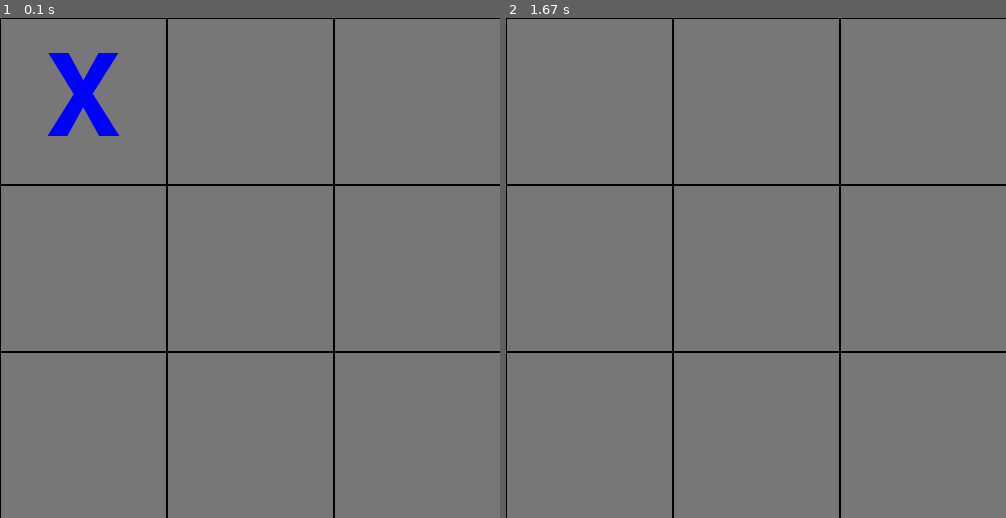
Above: before the commit, frames 1-2 (left to right).
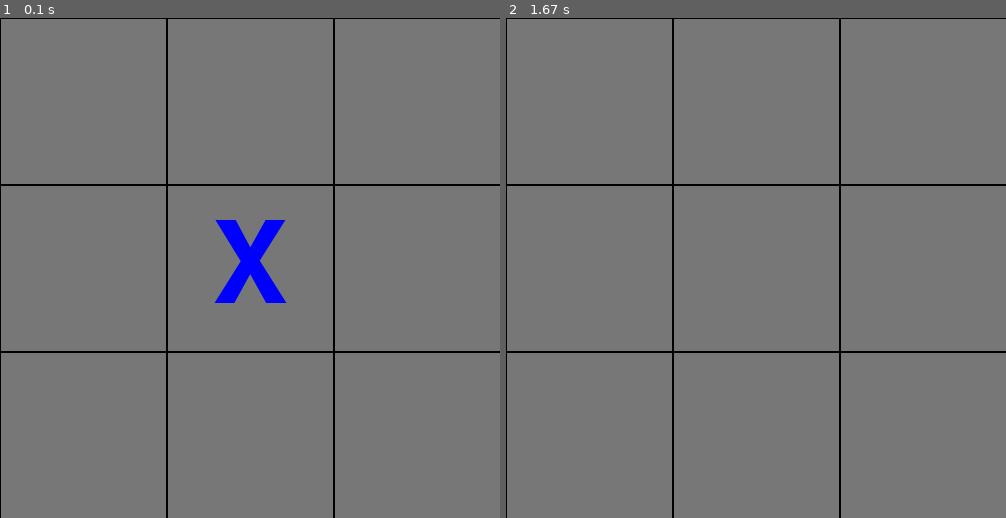
Above: after the commit, the same moments.

Repository: nafiz1001/tic-tac-toe-pygame
Game: pygame game, started from main.py
The game is run twice, just before and just after one commit, with the same random seed, the same clock (stepped at 60 frames per second) and the same inputs.
Inputs:
- Up to frame 1 (0.1 s): no input
- Up to frame 2 (1.67 s): hold R 0.33-0.8 s

The runs differ from the first frame. In frame 1, 2.4% of the frame differs, in the area x 9-58%, y 7-57%; in frame 2, nothing differs.

Commit message:
make tic tac toe pure

Diff:
--- a/ai.py
+++ b/ai.py
@@ -1,39 +1,35 @@
+import functools
 import random
 import tictactoe
 
 
 class TicTacToeAI:
-    def __init__(self, ttt: tictactoe.TicTacToe, symbol: str) -> None:
-        self.ttt = ttt
+    def __init__(self, symbol: str) -> None:
         self.symbol = symbol
 
-    def play(self):
-        if self.ttt.curr_player() == self.symbol:
-            state = self.ttt.curr_board()
+    def play(self, ttt: tictactoe.TicTacToe):
+        if ttt.curr_player() == self.symbol:
+            state = ttt.curr_board()
             open_points = [k for k in state if not state[k]]
 
             if open_points:
                 evaluations = [0] * len(open_points)
                 for i, op in enumerate(open_points):
-                    remaining_points = [p for p in open_points if p != op]
+                    for _ in range(50):
+                        remaining_points = [p for p in open_points if p != op]
+                        random.shuffle(remaining_points)
+                        remaining_points = [op] + remaining_points
 
-                    for _ in range(50):
-                        newttt = tictactoe.TicTacToe(self.ttt)
-                        newttt.play(*op)
+                        newttt = functools.reduce(
+                            lambda newttt, p: newttt.play(*p), remaining_points, ttt
+                        )
 
-                        random.shuffle(remaining_points)
-                        for rp in remaining_points:
-                            res = newttt.curr_state()
-                            if isinstance(res, tictactoe.TicTacToe.Win):
-                                if res.player == self.symbol:
-                                    evaluations[i] += len(res.strats)
-                                else:
-                                    evaluations[i] -= len(res.strats)
-                                break
-                            elif isinstance(res, tictactoe.TicTacToe.Draw):
-                                break
-
-                            newttt.play(*rp)
+                        res = newttt.curr_state()
+                        if isinstance(res, tictactoe.TicTacToe.Win):
+                            if res.player == self.symbol:
+                                evaluations[i] += len(res.strats)
+                            else:
+                                evaluations[i] -= len(res.strats)
 
                 best, _ = max(zip(open_points, evaluations), key=lambda x: x[1])
                 return best
--- a/main.py
+++ b/main.py
@@ -3,8 +3,8 @@
 import ai
 import random
 
-ttt = tictactoe.TicTacToe()
-tttai = ai.TicTacToeAI(ttt, random.choice(tictactoe.PLAYERS))
+ttt = tictactoe.TicTacToe.new()
+tttai = ai.TicTacToeAI(random.choice(tictactoe.PLAYERS))
 
 pygame.init()
 
@@ -62,7 +62,7 @@
         if event.type == pygame.MOUSEBUTTONUP:
             mouseup = True
         if event.type == pygame.KEYDOWN and event.key == pygame.K_r:
-            ttt.reset()
+            ttt = tictactoe.TicTacToe.new()
             tttai.symbol = random.choice(tictactoe.PLAYERS)
             draw_grid(screen)
 
@@ -73,14 +73,17 @@
             if symbol != tttai.symbol and mouseup:
                 cellpos = pos_to_cell(*pygame.mouse.get_pos())
             elif symbol == tttai.symbol:
-                cellpos = tttai.play()
+                cellpos = tttai.play(ttt)
 
-            if cellpos and ttt.play(*cellpos):
-                draw_symbol(*cellpos, symbol)
-                res = ttt.curr_state()
-                if isinstance(res, tictactoe.TicTacToe.Win):
-                    for points in res.strats:
-                        draw_line(points[0], points[-1])
+            if cellpos:
+                newttt = ttt.play(*cellpos)
+                if newttt is not ttt:
+                    ttt = newttt
+                    draw_symbol(*cellpos, symbol)
+                    res = ttt.curr_state()
+                    if isinstance(res, tictactoe.TicTacToe.Win):
+                        for points in res.strats:
+                            draw_line(points[0], points[-1])
 
     pygame.display.flip()
     pygame.time.wait(10)
--- a/tictactoe.py
+++ b/tictactoe.py
@@ -1,3 +1,5 @@
+import typing
+
 X = "x"
 O = "o"
 EMPTY = ""
@@ -22,19 +24,30 @@
 
 
 class TicTacToe:
-    def __init__(self, ttt: "TicTacToe" = None):
-        self.reset()
-        if ttt:
-            self.board.update(ttt.board)
-            self.state = ttt.state
-            self.turn = ttt.turn
+    def __init__(
+        self,
+        board: dict[tuple[int, int], str],
+        state: typing.Union["TicTacToe.InProgress", "TicTacToe.Draw", "TicTacToe.Win"],
+        turn: int,
+    ):
+        self.board = board
+        self.state = state
+        self.turn = turn
 
-    def reset(self):
-        self.board = {(x, y): EMPTY for y in range(3) for x in range(3)}
-        self.state: TicTacToe.InProgress | TicTacToe.Draw | TicTacToe.Win = (
-            TicTacToe.InProgress()
+    @staticmethod
+    def new():
+        return TicTacToe(
+            {(x, y): EMPTY for y in range(3) for x in range(3)},
+            TicTacToe.InProgress(),
+            0,
         )
-        self.turn = 0
+
+    def __dict(self):
+        return {
+            "board": dict(self.board),
+            "state": self.state.copy(),
+            "turn": self.turn,
+        }
 
     def curr_board(self):
         return self.board
@@ -47,38 +60,48 @@
 
     def play(self, x: int, y: int):
         if self.board[(x, y)] in PLAYERS:
-            return False
+            return self
         elif not isinstance(self.state, TicTacToe.InProgress):
-            return False
+            return self
         else:
-            self.board[(x, y)] = self.curr_player()
+            newttt = TicTacToe(**self.__dict())
+            newttt.board[(x, y)] = newttt.curr_player()
             for points in STRATS[(x, y)]:
-                states = [self.board[p] for p in points]
+                states = [newttt.board[p] for p in points]
                 if states[0] in PLAYERS:
                     count = states.count(states[0])
                     if count == 3:
-                        if isinstance(self.state, TicTacToe.Win):
-                            self.state.strats.append(list(points))
+                        if isinstance(newttt.state, TicTacToe.Win):
+                            newttt.state.strats.append(list(points))
                         else:
-                            self.state = TicTacToe.Win(states[0], [list(points)])
+                            newttt.state = TicTacToe.Win(states[0], [list(points)])
 
-            if isinstance(self.state, TicTacToe.InProgress):
-                if all(s for s in self.board.values()):
-                    self.state = TicTacToe.Draw()
+            if isinstance(newttt.state, TicTacToe.InProgress):
+                if all(s for s in newttt.board.values()):
+                    newttt.state = TicTacToe.Draw()
                 else:
-                    self.turn = (self.turn + 1) % len(PLAYERS)
+                    newttt.turn = (newttt.turn + 1) % len(PLAYERS)
 
-            return True
+            return newttt
 
     class InProgress:
         def __init__(self) -> None:
             pass
+
+        def copy(self):
+            return self
 
     class Win:
         def __init__(self, player: str, strats: list[list[tuple[int, int]]]) -> None:
             self.player = player
             self.strats = strats
 
+        def copy(self):
+            return TicTacToe.Win(self.player, list(self.strats))
+
     class Draw:
         def __init__(self) -> None:
             pass
+
+        def copy(self):
+            return self
